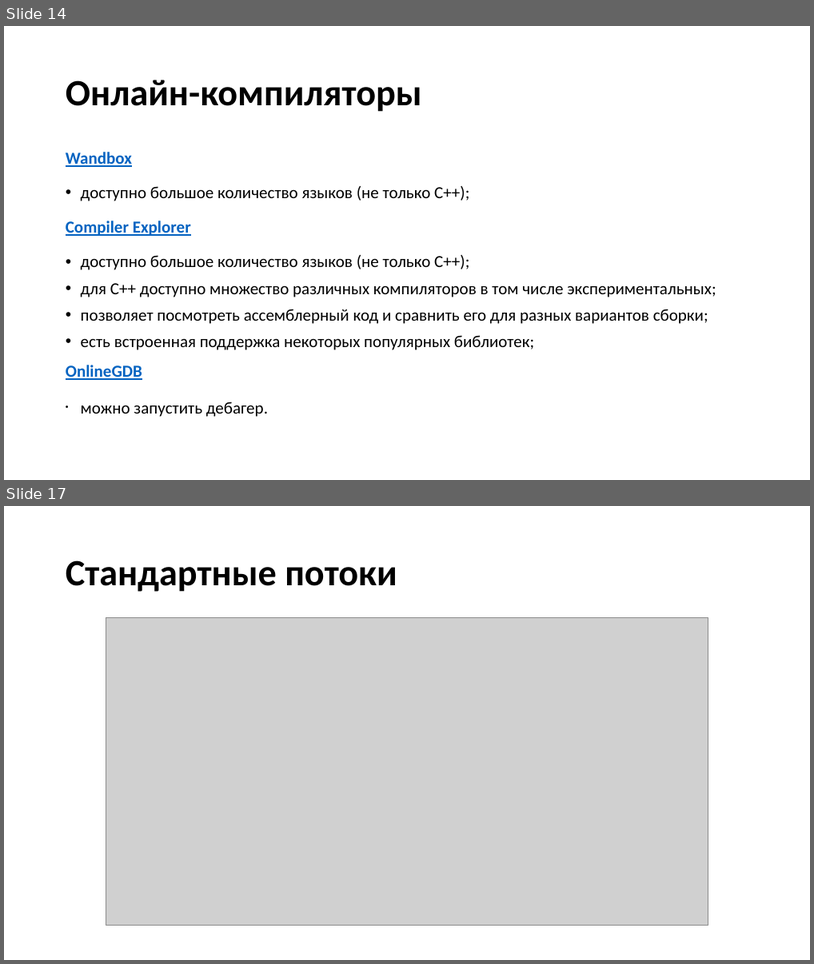
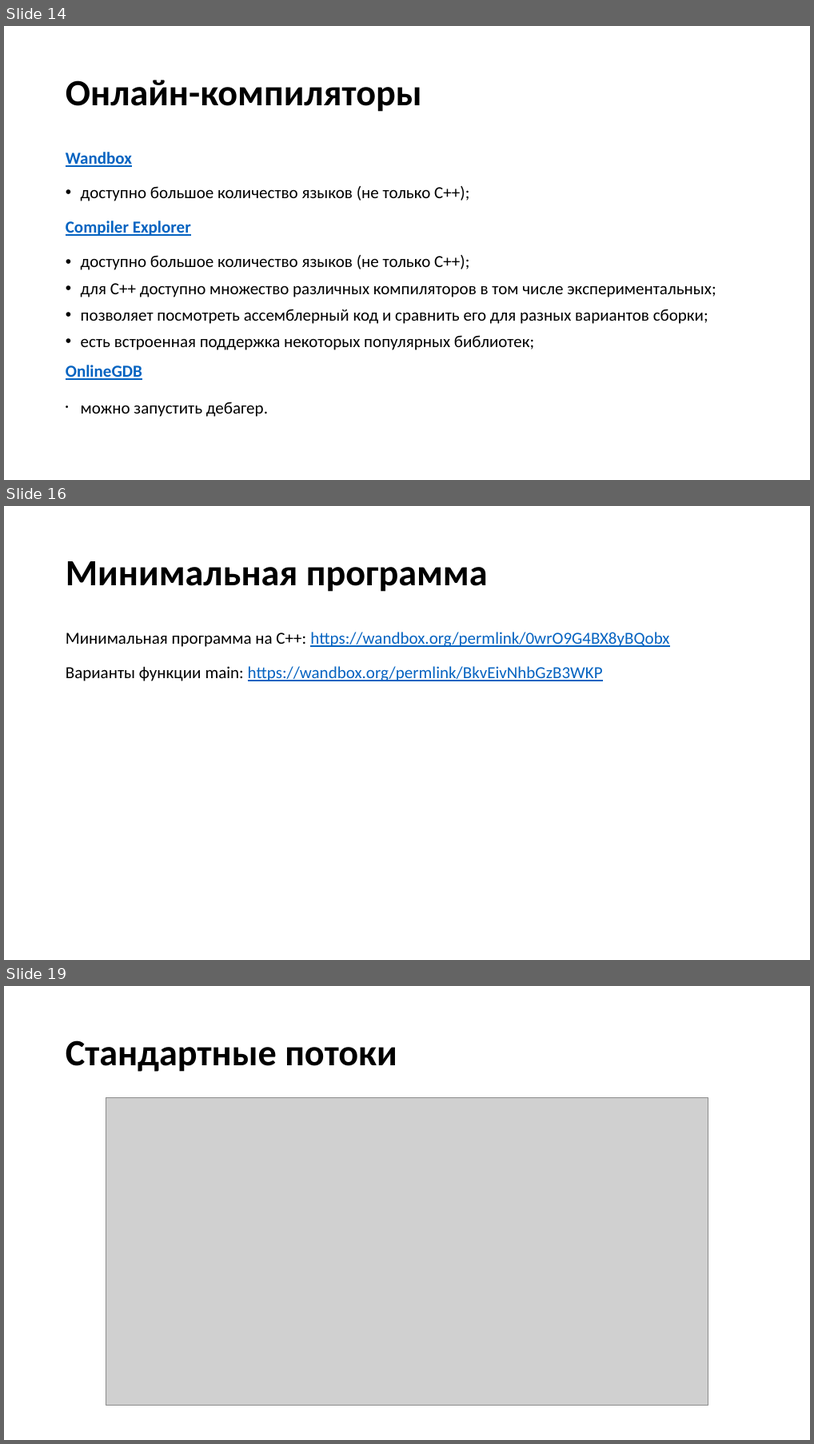
Before and after one commit to VladimirChabanov/alg_and_prog_2year, a slide deck: 01_lectures/lecture_01/presentation.pptx. Shown one above the other, each under a label of ours: slides 14 and 17 before the commit, slides 14, 16 and 19 after it; the slides between them are not shown. The pictures are 814x964 and 814x1444 pixels, drawn with LibreOffice and Linux fonts; fonts in the diff are those of the drawing; grey boxes stand for pictures. Boxes give left, top, right and bottom in pixels: in the first picture for what was removed or moved away, otherwise in the second. Text is boxed around its words. In the diff, an @@ line names an element or a change of style, - is before the commit and + after.

```diff
--- a/01_lectures/lecture_01/presentation.pptx
+++ b/01_lectures/lecture_01/presentation.pptx
@@ slide 16 added at (x1=4, y1=506, x2=810, y2=960), background #FFFFFF @@
@@ title added at (x1=66, y1=561, x2=488, y2=592), 44 pt, text #000000, bold @@
+Минимальная программа
@@ text added at (x1=66, y1=632, x2=670, y2=681), 20 pt, text #0563C1, underline @@
+Минимальная программа на С++: https://wandbox.org/permlink/0wrO9G4BX8yBQobx
+Варианты функции main: https://wandbox.org/permlink/BkvEivNhbGzB3WKP
@@ what was slide 17 is now slide 19 @@
```
Also in this commit, not shown: 6 slides changed, 2 other slides added.
